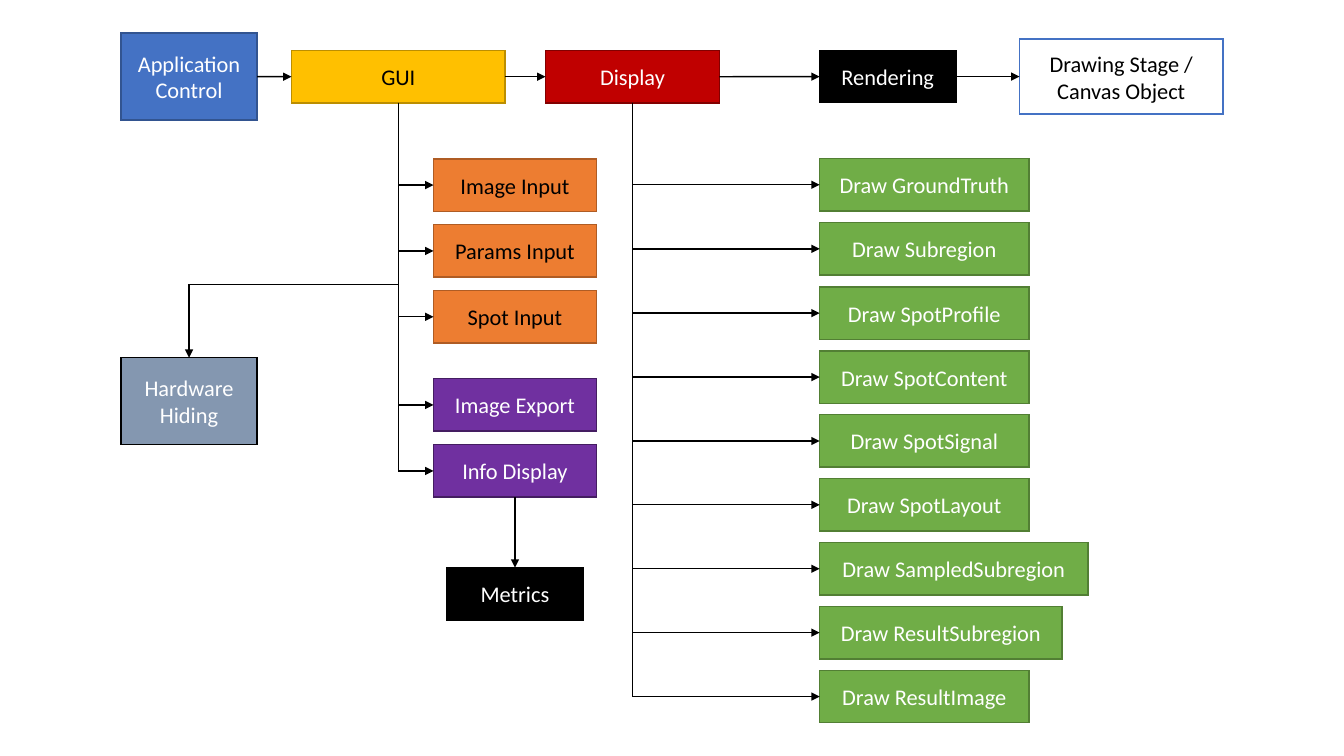
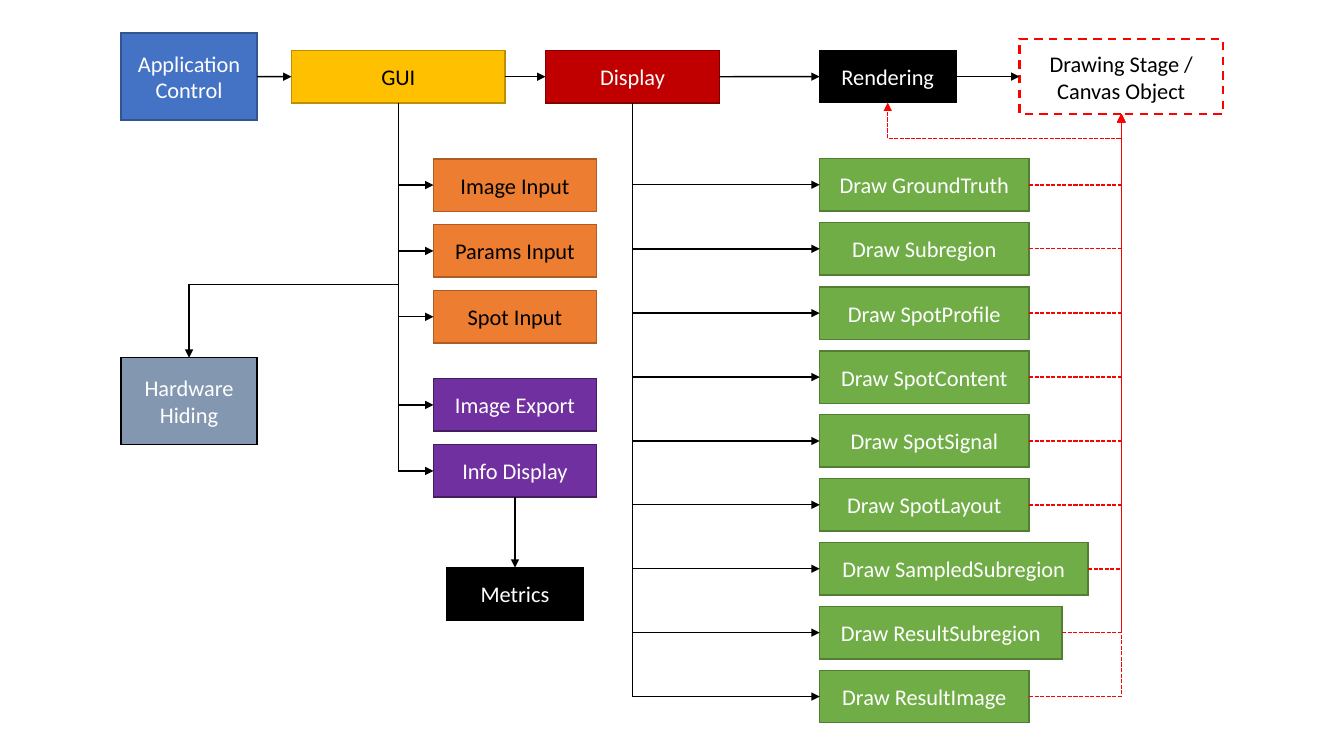
Before and after one commit to joedf/CAS741_w23, a slide deck: slide 1 of docs/Design/MG/MG_graph.pptx. Drawn at 1344x756 pixels with LibreOffice and Linux fonts; fonts in the diff are those of the drawing. Boxes give left, top, right and bottom in pixels: in the first picture for what was removed or moved away, otherwise in the second. Text is boxed around its words. In the diff, an @@ line names an element or a change of style, - is before the commit and + after.

```diff
--- a/docs/Design/MG/MG_graph.pptx
+++ b/docs/Design/MG/MG_graph.pptx
@@ rectangle "Drawing Stage / Canvas Object" at [1019, 39, 1223, 114]: outline #4472C4 1 pt to #FF0000 1.5 pt dashed @@
@@ elbow arrow added from (1029, 185) to (888, 103), #FF0000 1 pt dashed @@
@@ elbow arrow added from (1029, 249) to (1121, 114), #FF0000 1 pt dashed @@
@@ elbow arrow added from (1029, 185) to (1121, 114), #FF0000 1 pt dashed @@
@@ elbow arrow added from (1029, 314) to (1121, 114), #FF0000 1 pt dashed @@
@@ elbow arrow added from (1029, 377) to (1121, 114), #FF0000 1 pt dashed @@
@@ elbow arrow added from (1029, 441) to (1121, 114), #FF0000 1 pt dashed @@
@@ elbow arrow added from (1029, 505) to (1121, 114), #FF0000 1 pt dashed @@
@@ elbow arrow added from (1029, 697) to (1121, 114), #FF0000 1 pt dashed @@
@@ elbow arrow added from (1063, 633) to (1121, 114), #FF0000 1 pt dashed @@
@@ elbow arrow added from (1088, 569) to (1121, 114), #FF0000 1 pt dashed @@
```
Also in this commit, not shown: 2 other files.
